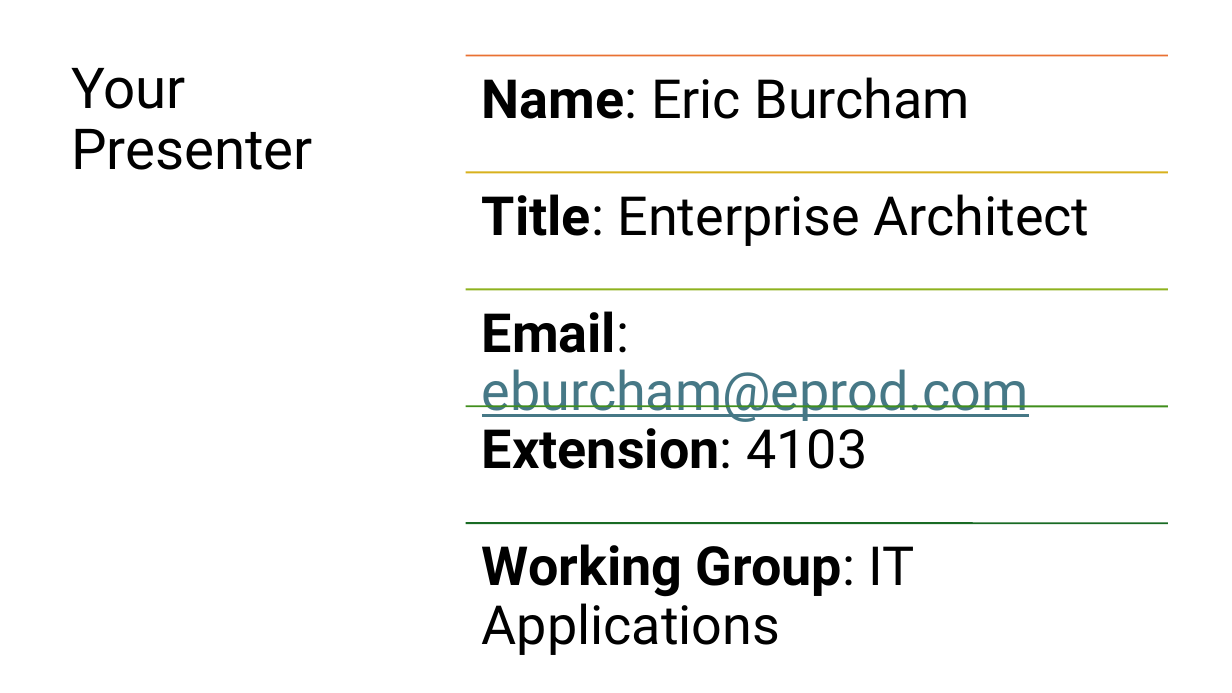
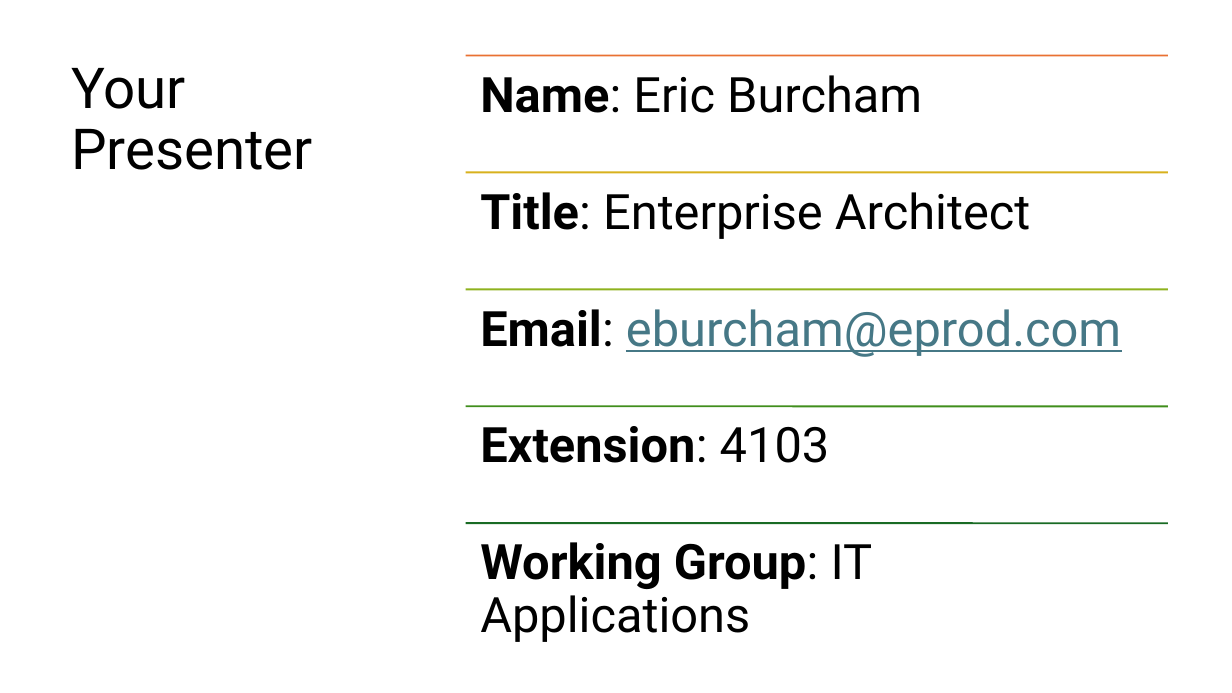
Before and after one commit to ericburcham/prompt-engineering, a slide deck: slide 2 of presentation/prompt-engineering-content.pptx. Drawn at 1232x693 pixels with LibreOffice and Linux fonts; fonts in the diff are those of the drawing. Boxes give left, top, right and bottom in pixels: in the first picture for what was removed or moved away, otherwise in the second. Text is boxed around its words. In the diff, an @@ line names an element or a change of style, - is before the commit and + after.

```diff
--- a/presentation/prompt-engineering-content.pptx
+++ b/presentation/prompt-engineering-content.pptx
@@ size 42 to 38 pt; less space between paragraphs in 5 elements at <box>480,75,922,113</box>, <box>480,192,1030,239</box>, <box>480,309,1121,357</box>, <box>480,426,830,463</box>, <box>480,542,873,642</box> @@
```
Also in this commit, not shown: 1 other slide changed, 4 other files.
